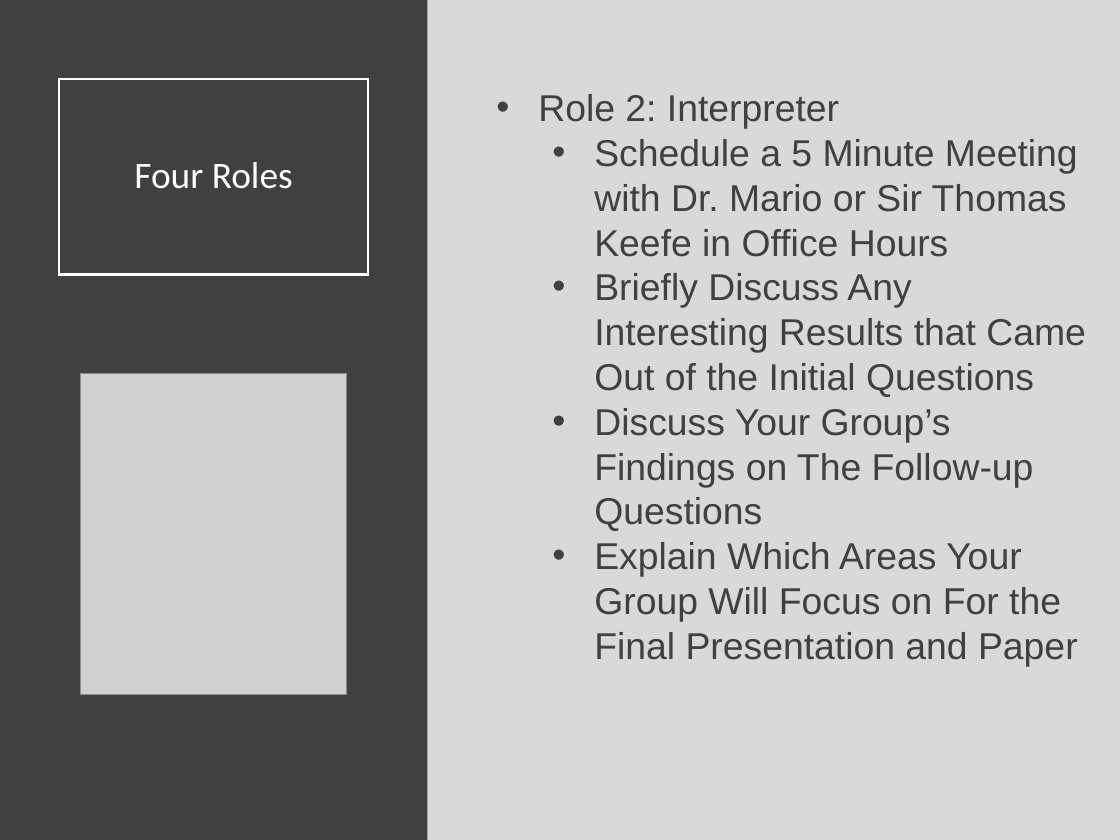
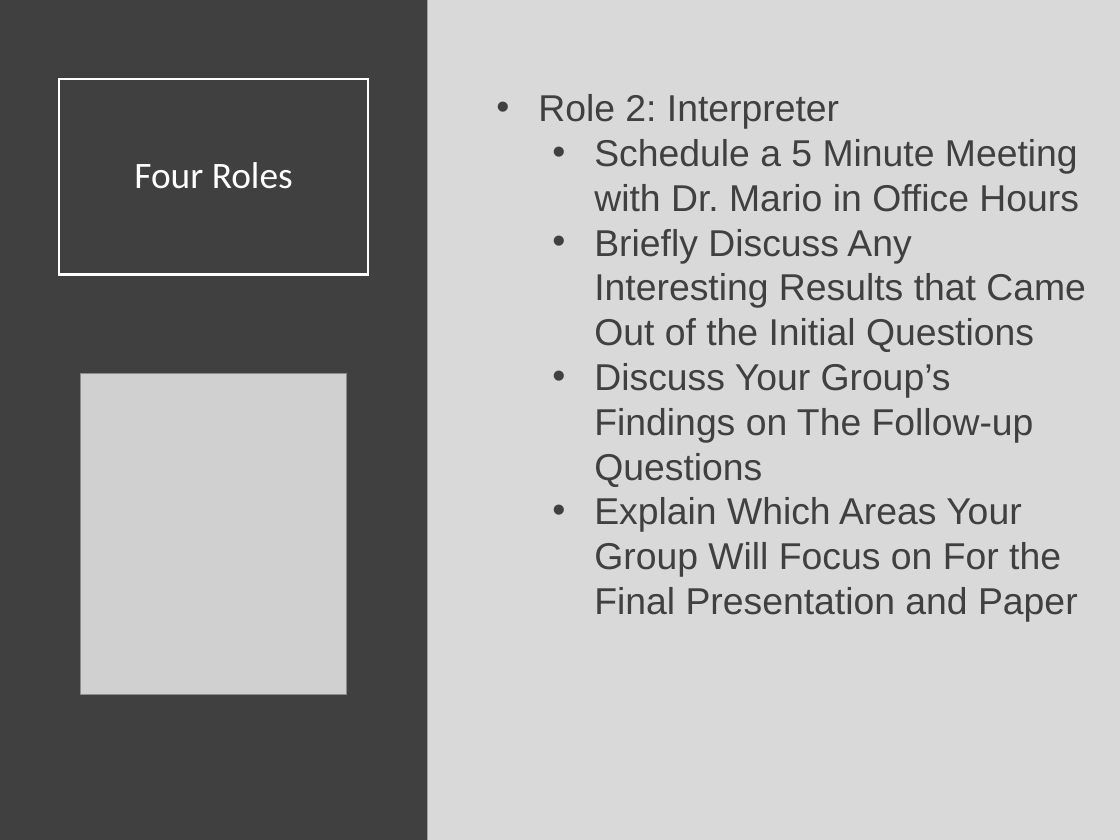
Before and after one commit to Yixf-Self/STOR320_WEBSITE, a slide deck: slide 6 of Lecture/Final Project 1/Final_Project_1_Lecture.pptx. Drawn at 1120x840 pixels with LibreOffice and Linux fonts; fonts in the diff are those of the drawing; grey boxes stand for pictures. Boxes give left, top, right and bottom in pixels: in the first picture for what was removed or moved away, otherwise in the second. Text is boxed around its words. In the diff, an @@ line names an element or a change of style, - is before the commit and + after.

```diff
--- a/Lecture/Final Project 1/Final_Project_1_Lecture.pptx
+++ b/Lecture/Final Project 1/Final_Project_1_Lecture.pptx
@@ text at [594, 139, 1079, 212]: text changed @@
-  • Schedule a 5 Minute Meeting with Dr. Mario or Sir Thomas Keefe in Office Hours
+  • Schedule a 5 Minute Meeting with Dr. Mario in Office Hours
```
Also in this commit, not shown: 1 other slide changed, 5 other files.
